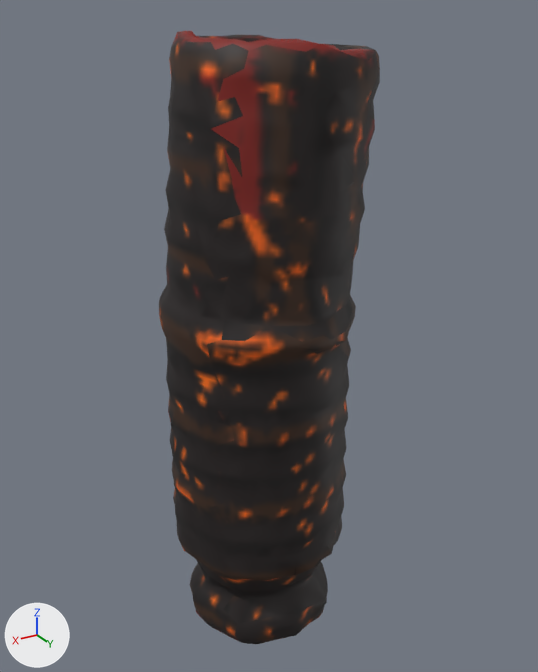
The glTF model www/proto3d/models/beth/equipment/fitted/orin/orin_plate_masterwork_leg_L.glb: old version first, new version second.
One viewpoint serves both versions: a camera (50 mm lens) standing at (0.57, 0.679, 0.848) and looking at (0.08, -0.138, 0.44). The axes (+X, +Y, +Z) are drawn at lower left. The lights are the same throughout. The picture after the commit comes second. Vertices at exactly the same position are counted once.

The first picture shows 'orin_plate_masterwork_leg_L'.
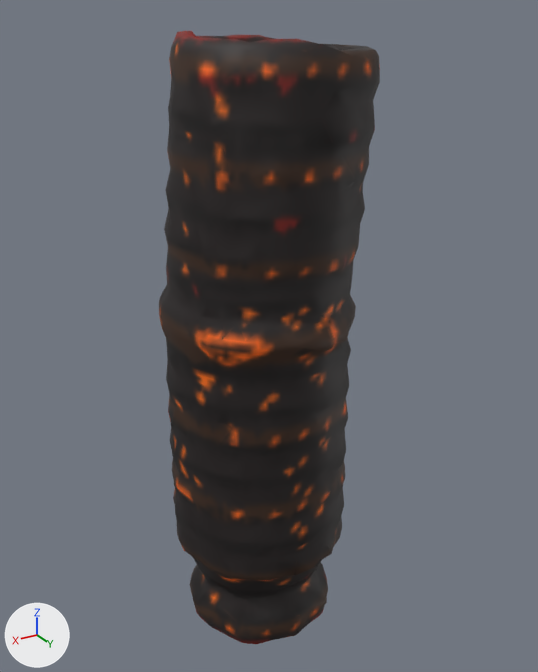
Location of each change, (x1, y1, x2, y2) in pixels of the pictures (538 x 672 px; the box of a moved part takes in the faces that stretch with it):
part 1 of me_orin_plate_masterwork_leg_l_hi_001, moved or reshaped
    both: (185, 340, 348, 643)
part 2 of me_orin_plate_masterwork_leg_l_hi_001, surface changed
    both: (178, 31, 375, 644)

The edits, one by one:
me_orin_plate_masterwork_leg_l_hi_001 is used by ob_orin_plate_masterwork_leg_l; location (0.0, 0.0, 0.0).
me_orin_plate_masterwork_leg_l_hi_001 had 2265 vertices, 4530 faces and spanned x -0.049..0.23, y -0.259..0.0, z -0.01..0.833.
me_orin_plate_masterwork_leg_l_hi_001 now has 2265 vertices, 4530 faces and spans x -0.049..0.23, y -0.259..0.0, z -0.009..0.833.
me_orin_plate_masterwork_leg_l_hi_001 part 1: 65 vertices moved from x -0.02..0.215, y -0.221..-0.01, z -0.008..0.464 to x -0.02..0.216, y -0.221..-0.01, z -0.008..0.464; 244 vertices removed from x -0.02..0.213, y -0.231..-0.01, z -0.008..0.466; 244 vertices added at x -0.02..0.215, y -0.231..-0.01, z -0.008..0.463.
me_orin_plate_masterwork_leg_l_hi_001 part 2: 639 kept faces spanning x -0.049..0.214, y -0.245..0.0, z -0.009..0.833 get new texture (UV) coordinates.
Other edits to the shape of me_orin_plate_masterwork_leg_l_hi_001 do not show in these pictures.
